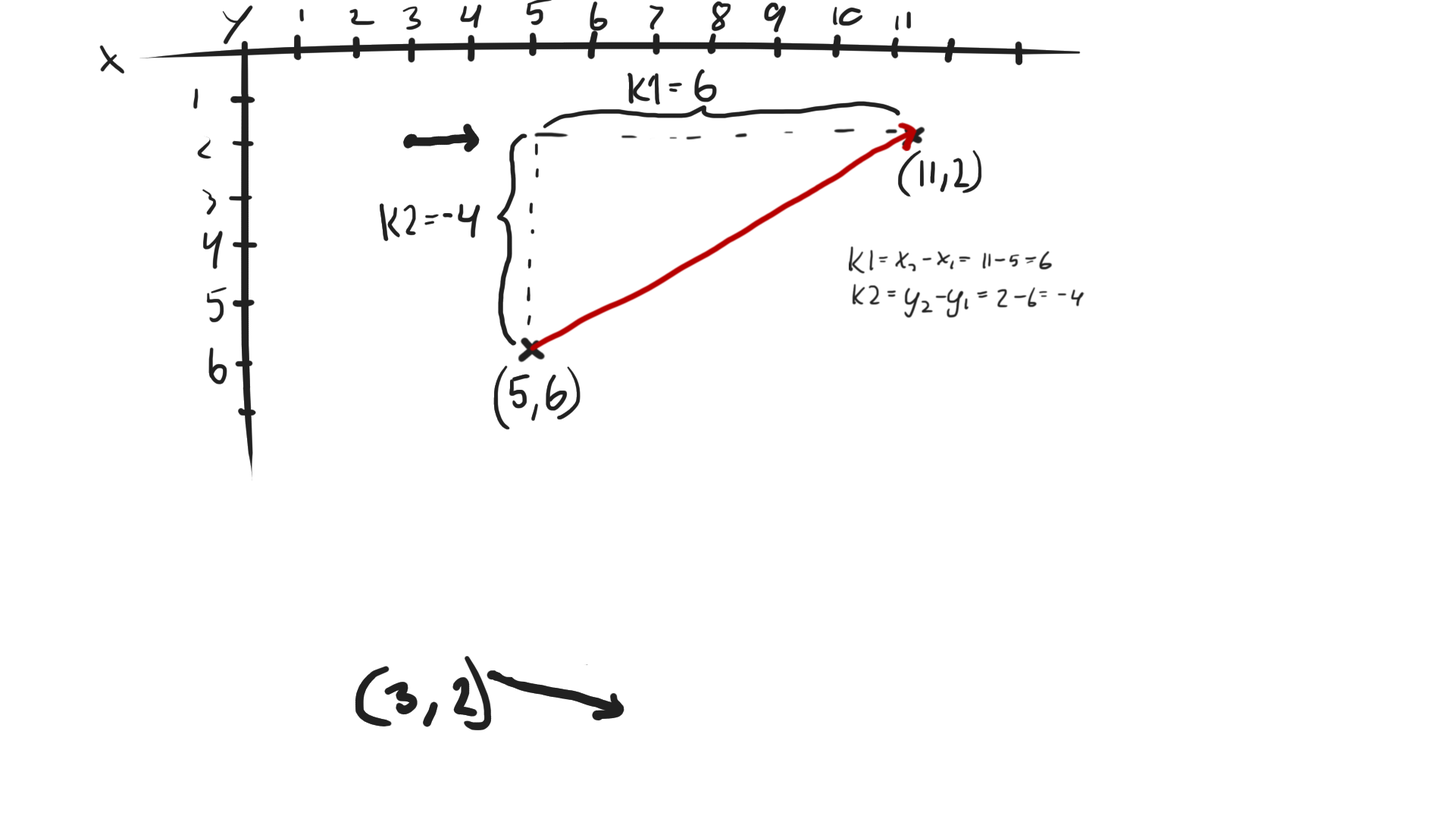
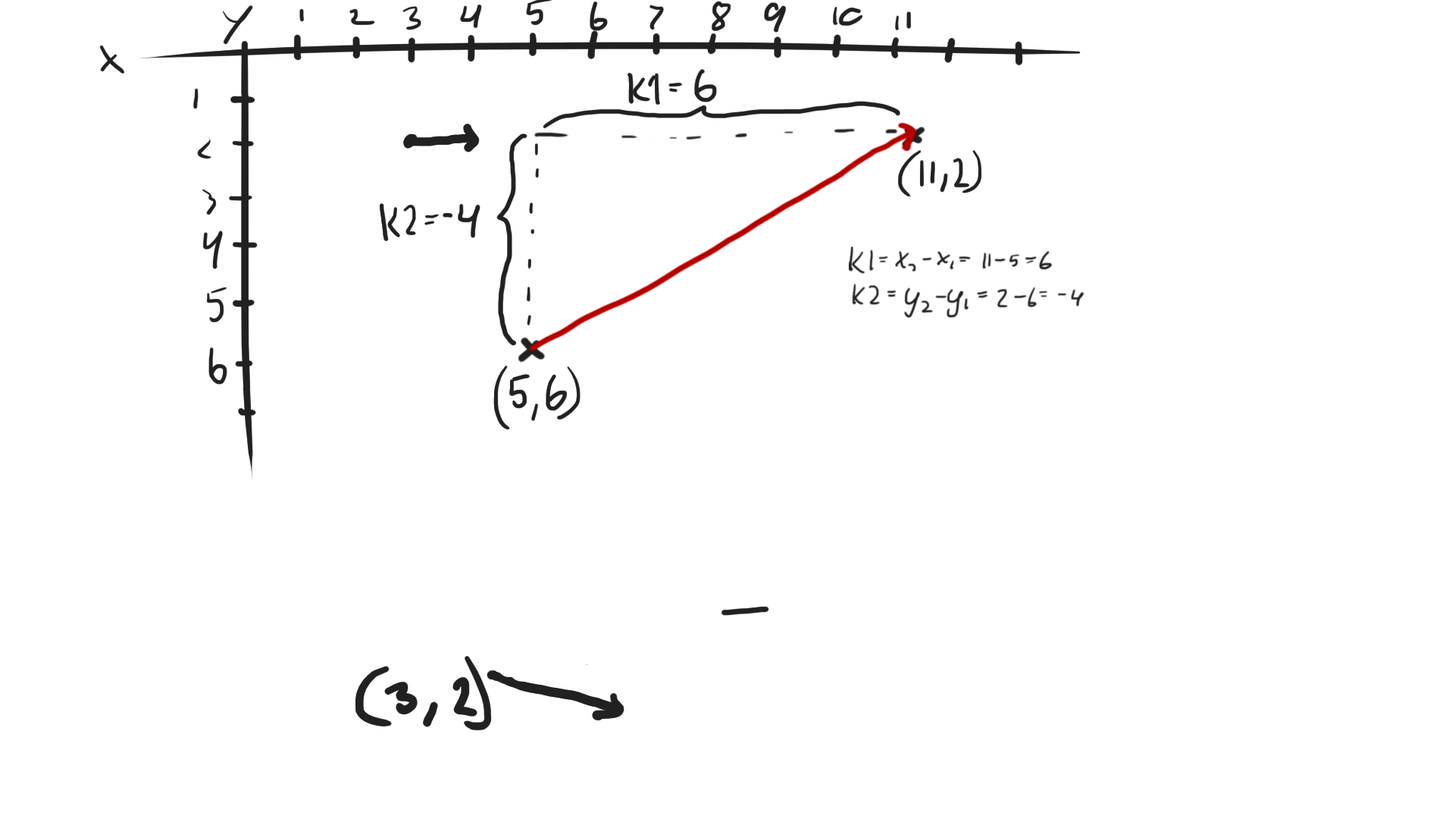
Before/after of a (1455, 819) layered artwork. What changed in the layer stack:
painted on "Paint Layer 1" over [721, 605, 770, 616]
